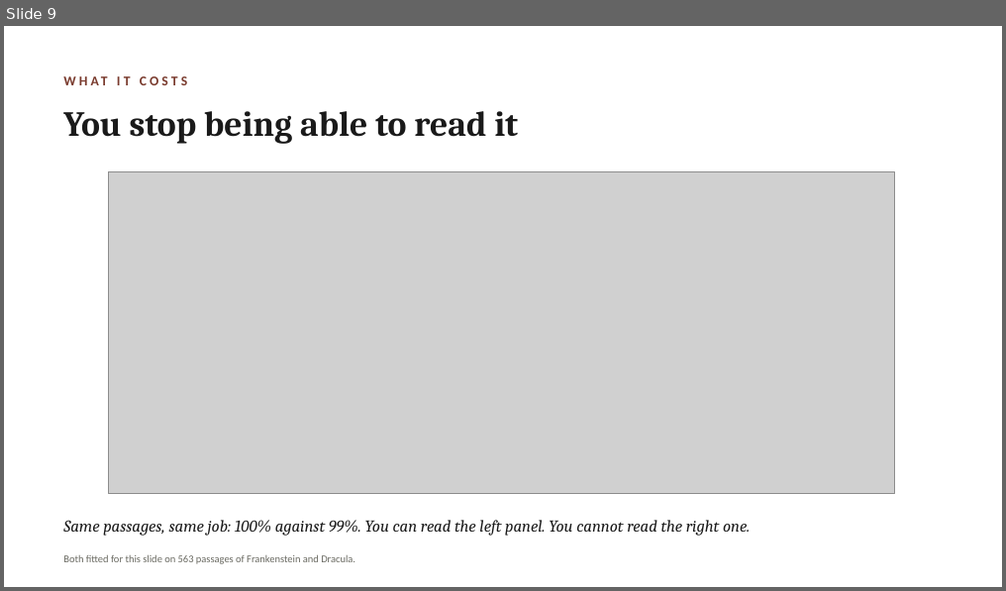
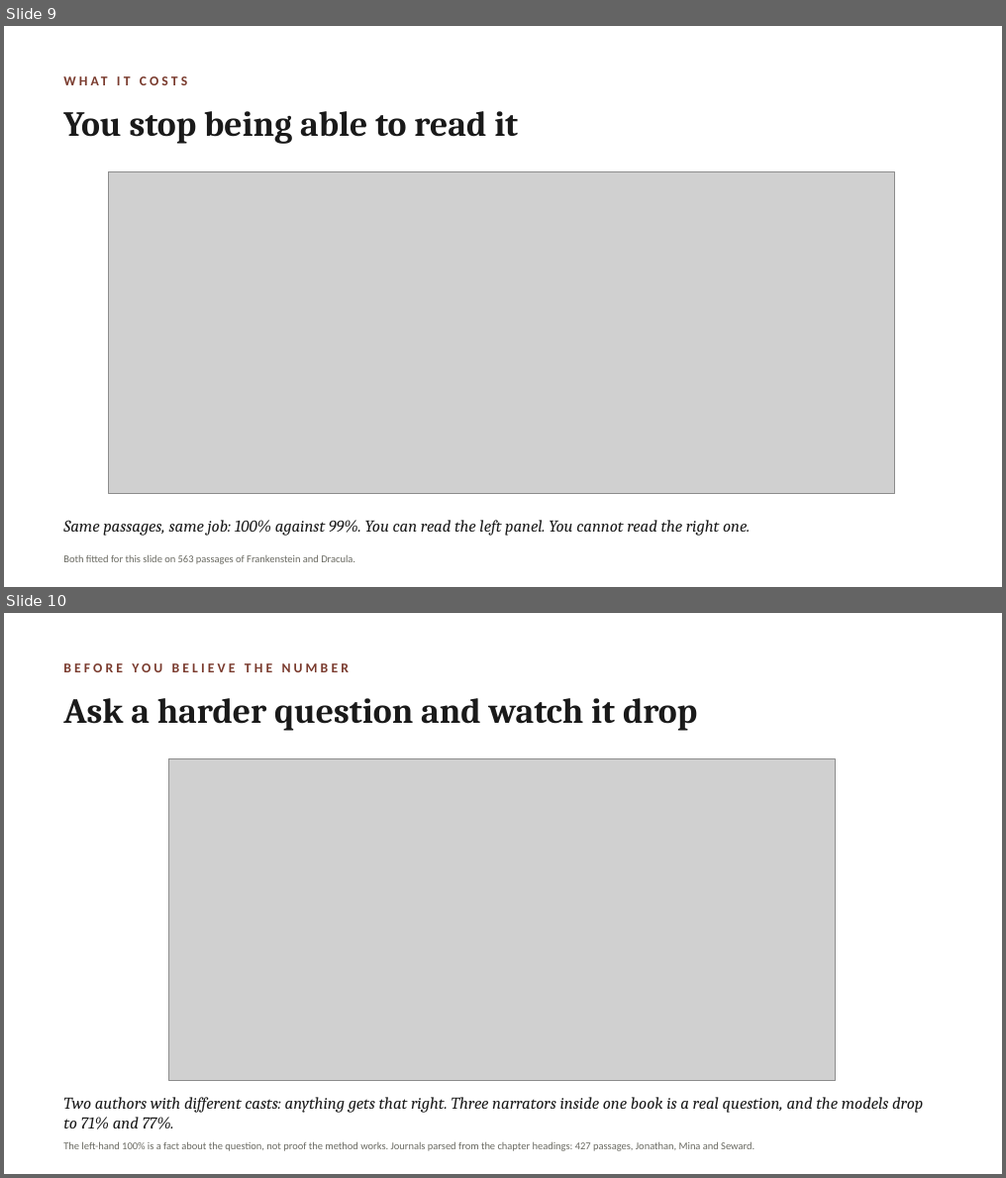
Before and after one commit to lucianli123/culture-as-data-2026, a slide deck: slides/week-04-lecture-draft.pptx. Shown one above the other, each under a label of ours: slide 9 before the commit, slides 9 and 10 after it. The pictures are 1006x591 and 1006x1178 pixels, drawn with LibreOffice and Linux fonts; fonts in the diff are those of the drawing; grey boxes stand for pictures. Boxes give left, top, right and bottom in pixels: in the first picture for what was removed or moved away, otherwise in the second. Text is boxed around its words. In the diff, an @@ line names an element or a change of style, - is before the commit and + after.

```diff
--- a/slides/week-04-lecture-draft.pptx
+++ b/slides/week-04-lecture-draft.pptx
@@ slide 10 added at <box>4,613,1002,1174</box>, background #FFFFFF @@
@@ text added at <box>63,663,349,672</box>, 13 pt, text #7A3B2E, bold @@
+BEFORE YOU BELIEVE THE NUMBER
@@ text added at <box>63,698,697,731</box>, 34 pt, text #1A1A1A, bold @@
+Ask a harder question and watch it drop
@@ picture added at <box>168,759,835,1081</box> @@
@@ text added at <box>63,1097,923,1130</box>, 16 pt, text #1A1A1A, italic @@
+Two authors with different casts: anything gets that right. Three narrators inside one book is a real question, and the models drop to 71% and 77%.
@@ text added at <box>63,1142,754,1152</box>, 10 pt, text #6B6B63 @@
+The left-hand 100% is a fact about the question, not proof the method works. Journals parsed from the chapter headings: 427 passages, Jonathan, Mina and Seward.
```
Also in this commit, not shown: 9 other files.
